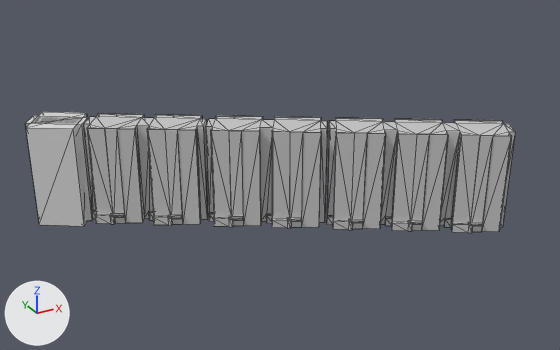
An edit to the FBX model CBB0089-MacroTramonte/assets/3d/Capella-T6_Dummy.fbx, drawn before and after from the same camera.
Rendered twice from a 50 mm camera at (-358.0, 96.3, 110.7) aimed at (-255.1, 283.4, 17.2). Lighting does not change. The marker at lower left points along +X, +Y and +Z. The picture after the commit comes second. Mesh edges are drawn as thin lines. Where no turn or scale is listed for an object, it has been applied to the vertices.

Objects in the first picture: 'CB049_Tramonte_Capella_Urbanismo_Dummy_s_Web_01', 'CB049_Tramonte_Capella_Urbanismo_Dummy_s_Web_01__1_', 'CB049_Tramonte_Capella_Urbanismo_Dummy_s_Web_02__1_', 'erer', 'erer__1_'.
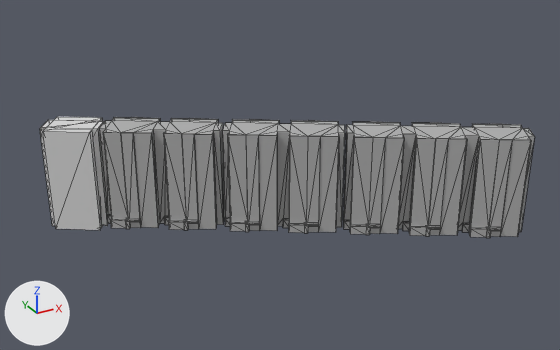
Where the change shows, as pixel boxes (x1, y1, x2, y2) in the pictures (560 x 350 px):
'CB049_Tramonte_Capella_Urbanismo_Dummy_s_Web_02__1_', recoloured, moved: before (327, 117, 515, 233); after (343, 122, 535, 238)
'CB049_Tramonte_Capella_Urbanismo_Dummy_s_Web_01', recoloured, moved: before (206, 115, 327, 229); after (222, 119, 345, 233)
'CB049_Tramonte_Capella_Urbanismo_Dummy_s_Web_01__1_', recoloured, moved: before (83, 113, 209, 226); after (99, 117, 225, 230)
'erer', moved, rescaled: before (26, 112, 88, 226); after (43, 117, 103, 230)
'erer__1_', moved, rescaled: before (25, 116, 93, 221); after (40, 120, 92, 226)
'erer__1__1', added: after (42, 120, 108, 226)

The change in detail:
Material 'Glass_Transparent_Volumenes_Futuros_Desarrollos_01_05' (mat_glass_transparent_volumenes_futuros_desarrollos_01_05) changes colour from light grey #c9c9c9 to grey #b1b1b1; in linear values from (0.585, 0.585, 0.585) to (0.44, 0.44, 0.44).
Object 'CB049_Tramonte_Capella_Urbanismo_Dummy_s_Web_02__1_' (ob_cb049_tramonte_capella_urbanismo_dummy_s_web_02__1) moves from (-205.0, 209.9, 2.9) to (-201.6, 205.7, 2.3).
Object 'CB049_Tramonte_Capella_Urbanismo_Dummy_s_Web_01__1_' (ob_cb049_tramonte_capella_urbanismo_dummy_s_web_01__1) moves from (-31115.0, 290.3, -27578.0) to (-30777.0, 234.9, -27160.0).
Object 'erer__1_' (ob_erer__1) moves from (2261.0, -3669.0, 1442.0) to (2324.0, -3617.0, 1442.0).
Object 'erer__1_' (ob_erer__1) is rescaled from (16.8, 31.6, 6.44) to (15.4, 31.6, 7.7).
Object 'CB049_Tramonte_Capella_Urbanismo_Dummy_s_Web_01' (ob_cb049_tramonte_capella_urbanismo_dummy_s_web_01) moves from (-28067.0, 290.3, -25685.0) to (-27729.0, 234.9, -25267.0).
Object 'erer' (ob_erer) moves from (2261.0, -3669.0, 1442.0) to (2241.0, -3673.0, 1442.0).
Object 'erer' (ob_erer) is rescaled from (13.9, 31.6, 13.7) to (13.8, 31.6, 12.6).
Object 'erer__1__1' (ob_erer__1__1) is new; it shows me_scene_002.
Its parent is ob_cb049_tramonte_capella_urbanismo_dummy_s_web_01__1.
Its location is (2261.0, -3669.0, 1442.0).
Its rotation in degrees is (90, 0, 179).
Its scale is (16.8, 31.6, 6.44).
